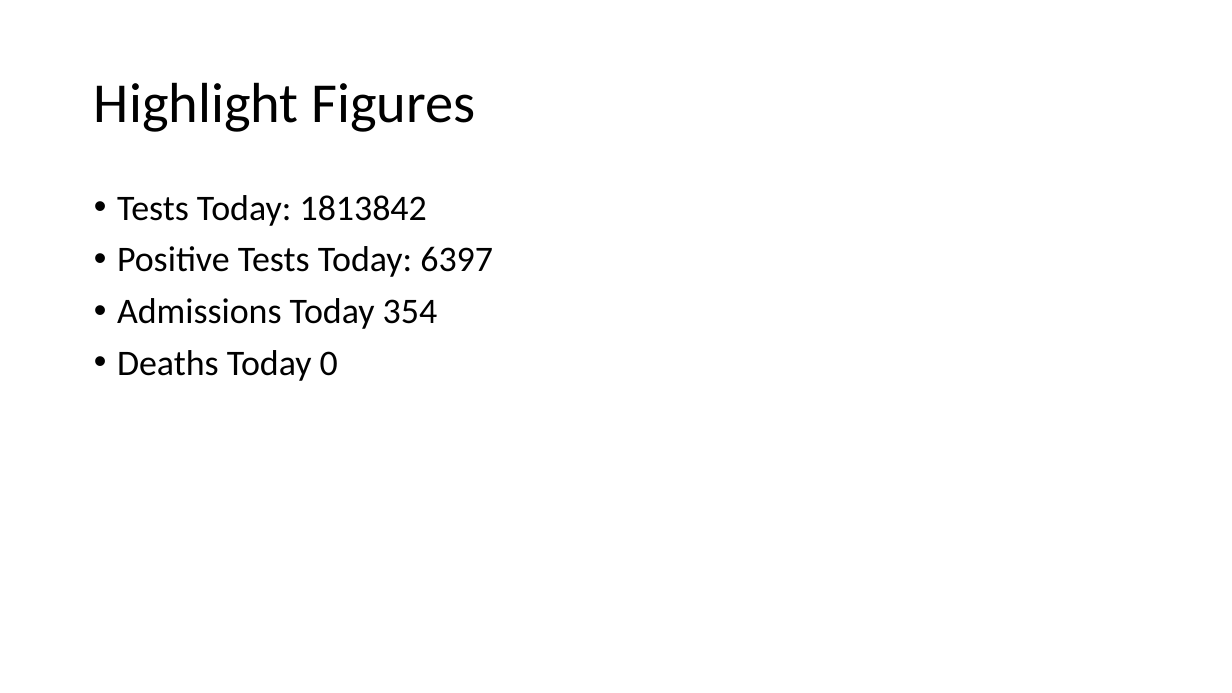
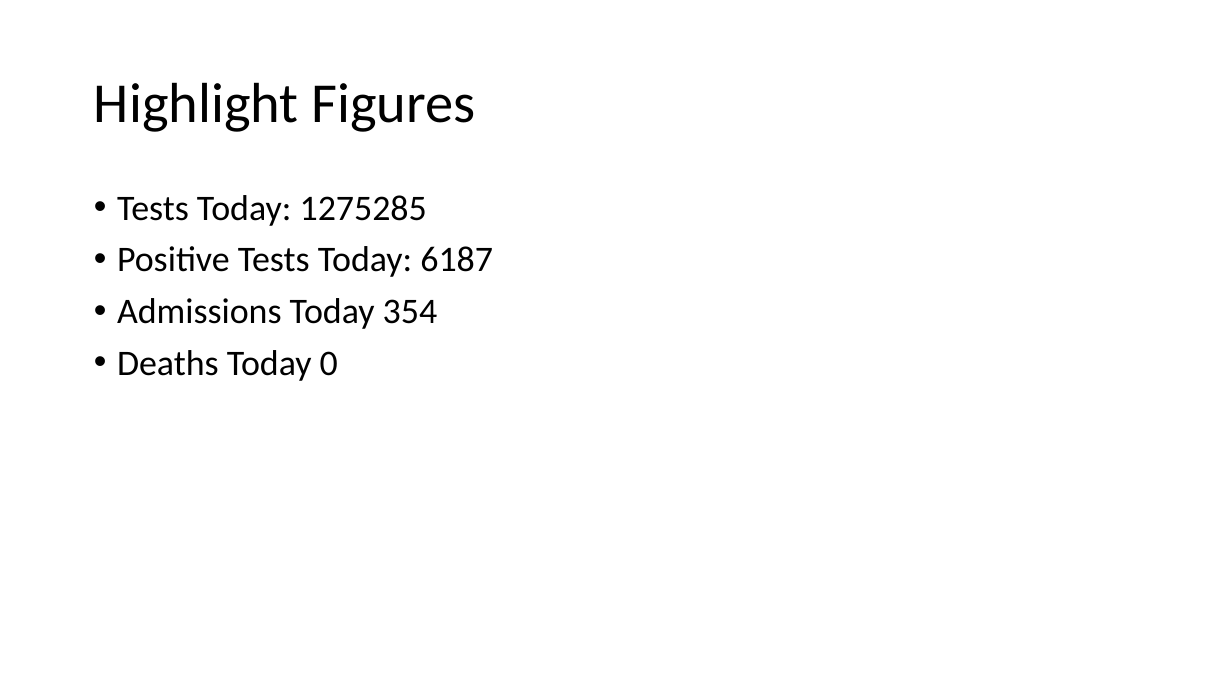
Before and after one commit to evolvedlight/uk_covid_slides, a slide deck: slide 2 of CovidData.pptx. Drawn at 1232x693 pixels with LibreOffice and Linux fonts; fonts in the diff are those of the drawing. Boxes give left, top, right and bottom in pixels: in the first picture for what was removed or moved away, otherwise in the second. Text is boxed around its words. In the diff, an @@ line names an element or a change of style, - is before the commit and + after.

Commit message:
Add updated figures

```diff
--- a/CovidData.pptx
+++ b/CovidData.pptx
@@ text at bbox=[117, 195, 493, 277]: text changed @@
-• Tests Today: 1813842
-• Positive Tests Today: 6397
+• Tests Today: 1275285
+• Positive Tests Today: 6187
```
